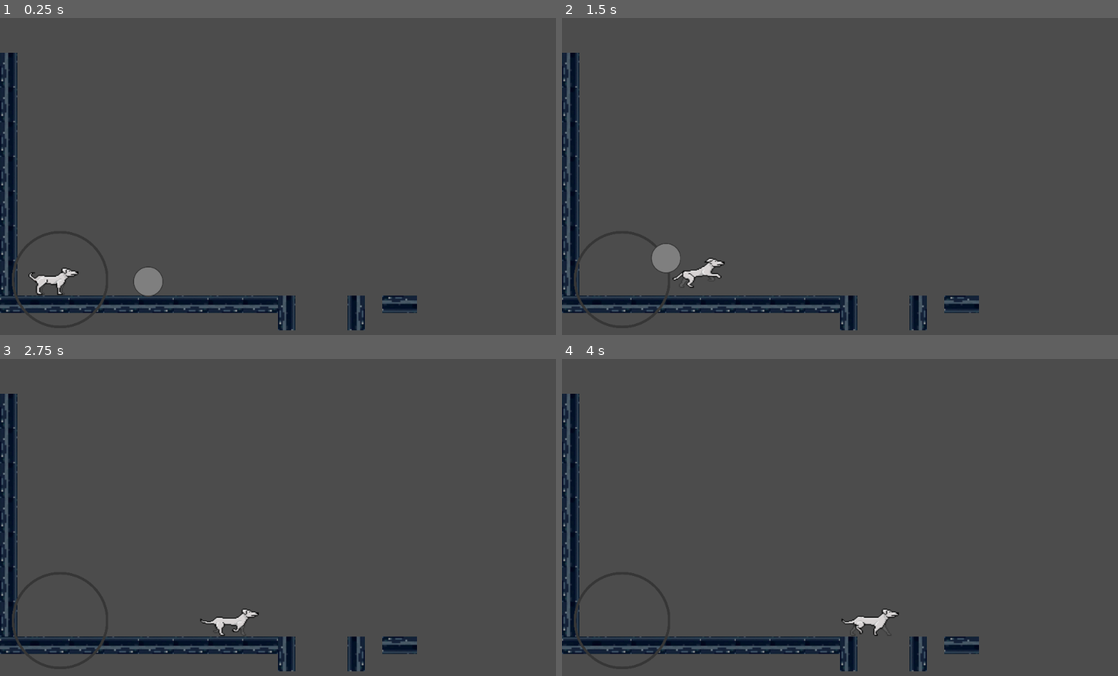
Above: before the commit, frames 1-4 (two rows, left to right).
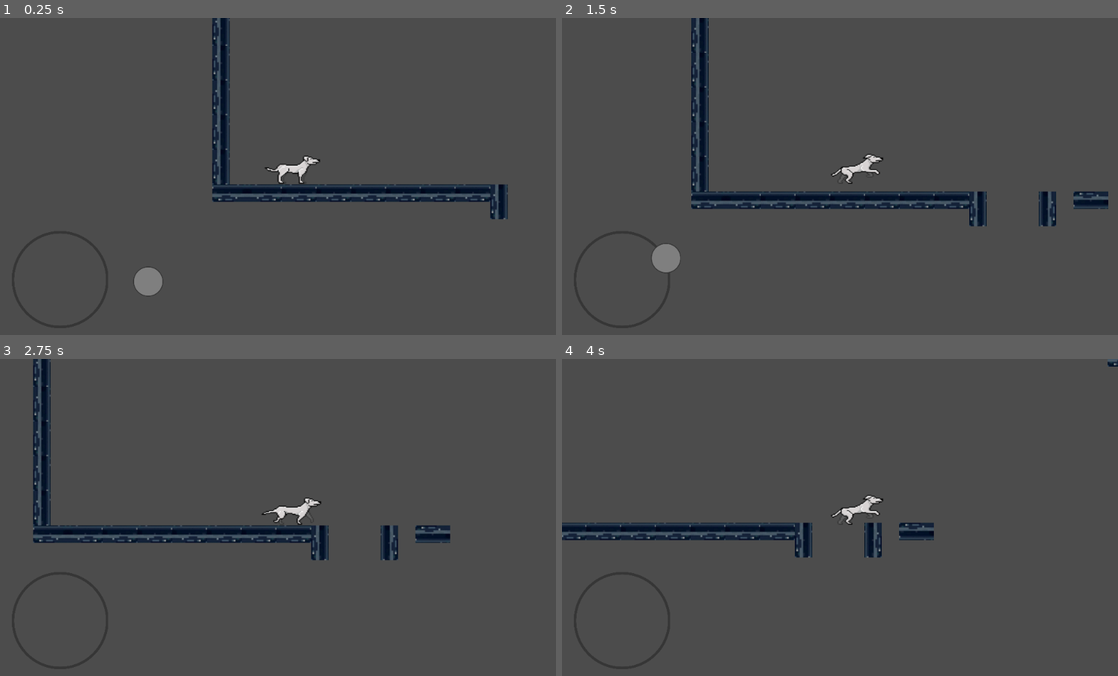
Above: after the commit, the same moments.

Repository: zrock-dev/la_fosa
Game: Godot game, scene res://src/game/Game.tscn
Two runs of this game, one before a commit and one after it. Both use one fixed random seed, a clock stepped at 60 frames per second and the inputs below.
Inputs (mouse positions are in pixels of both pictures, inside the frame that each line leads up to):
- Up to frame 1 (0.25 s): no input
- Up to frame 2 (1.5 s): move the mouse to (962, 163) at 0.52 s; hold Up (move_up) 0.53-1.25 s; hold Right (move_rigth) 0.53-1.25 s; click (962, 163) at 0.67 s; drag from (728, 195) to (812, 246) at 1.27 s
- Up to frame 3 (2.75 s): move the mouse to (333, 450) at 2.02 s; hold Left (move_left) from 2.03 s (still down); hold Right (move_rigth) from 2.03 s (still down)
- Up to frame 4 (4 s): release Left (move_left) at 2.75 s; release Right (move_rigth) at 2.75 s; drag from (812, 587) to (673, 473) at 2.77 s; move the mouse to (1006, 571) at 3.52 s; hold Up (move_up) from 3.53 s (still down); hold Right (move_rigth) from 3.53 s (still down)

The runs differ from the first frame. In frame 1, 10% of the frame differs, in the area x 0-92%, y 0-99%; in frame 2, 11%, in the area x 0-99%, y 0-99%; in frame 3, 11%; in frame 4, 8.9%.

Commit message:
+camera 2d, animation bug fixed

Diff:
--- a/src/dog/player.gd
+++ b/src/dog/player.gd
@@ -37,13 +37,14 @@
 
 	position_player = move_and_slide(position_player, Vector2.UP)
 
+	if is_on_floor():
+		$AnimationTree.set("parameters/state/current", 0)
+	else:
+		$AnimationTree.set("parameters/state/current", 1)
+
+
 func get_gravity() -> float:
-	if position_player.y < 0.0:
-		$AnimationTree.set("parameters/state/current", 1)
-		return jump_gravity
-	else:
-		$AnimationTree.set("parameters/state/current", 0)
-		return fall_gravity
+	return jump_gravity if position_player.y < 0.0 else fall_gravity
 
 func jump():
 	position_player.y = jump_position_player
@@ -72,6 +73,10 @@
 		else:
 			$AnimationTree.set("parameters/iddle/current", 0)
 
+	# fall fast
+	if not is_on_floor() && duck:
+		fall_gravity = fall_gravity * 2
+
 	reset_movement_flags()
 	return horizontal
 
@@ -89,14 +94,21 @@
 	var range_area = 0.4
 	var max_limit = 1
 
-	if in_range(x_pos, range_area, max_limit) && in_range(y_pos, -max_limit, max_limit): # rigth
+	# Joystick position
+	var rigth_cuadrant = in_range(x_pos, range_area, max_limit) && in_range(y_pos, -max_limit, max_limit)
+	var left_cuadrant = in_range(x_pos, -max_limit, -range_area) && in_range(y_pos, -max_limit, max_limit)
+	var up_cuadrant = in_range(x_pos, -max_limit, max_limit) && in_range(y_pos, -max_limit, -range_area) && is_on_floor()
+	var down_cuadrant = in_range(x_pos, -range_area, range_area) && in_range(y_pos, range_area, max_limit) && is_on_floor()
+
+	if rigth_cuadrant: # rigth
 		is_right = true
-	if in_range(x_pos, -max_limit, -range_area) && in_range(y_pos, -max_limit, max_limit): # left
+
+	if left_cuadrant: # left
 		is_left = true
 
-	if in_range(x_pos, -max_limit, max_limit) && in_range(y_pos, -max_limit, -range_area) && is_on_floor(): # up
+	if up_cuadrant: # up
 		can_jump = true
-	if in_range(x_pos, -range_area, range_area) && in_range(y_pos, range_area, max_limit): # down
+	if down_cuadrant: # down
 		duck = true
 
 func in_range(number, mini, maxi) -> bool:
--- a/src/dog/player.tscn
+++ b/src/dog/player.tscn
@@ -88,7 +88,7 @@
 }
 
 [sub_resource type="RectangleShape2D" id=6]
-extents = Vector2( 60, 28 )
+extents = Vector2( 34.5, 28 )
 
 [sub_resource type="AnimationNodeAnimation" id=14]
 animation = "duck"
@@ -126,7 +126,7 @@
 animation = "walk"
 
 [sub_resource type="AnimationNodeBlendTree" id=13]
-graph_offset = Vector2( -508.619, 382 )
+graph_offset = Vector2( 97.5, 0 )
 nodes/down/node = SubResource( 14 )
 nodes/down/position = Vector2( -240, 140 )
 nodes/iddle/node = SubResource( 15 )
@@ -144,7 +144,7 @@
 nodes/up/position = Vector2( -240, 0 )
 nodes/waiking/node = SubResource( 12 )
 nodes/waiking/position = Vector2( -100, 280 )
-node_connections = [ "state", 0, "movement", "state", 1, "jump", "output", 0, "state", "iddle", 0, "up", "iddle", 1, "down", "movement", 0, "iddle", "movement", 1, "movement_time", "movement_time", 0, "waiking" ]
+node_connections = [ "state", 0, "movement", "state", 1, "jump", "output", 0, "state", "movement_time", 0, "waiking", "iddle", 0, "up", "iddle", 1, "down", "movement", 0, "iddle", "movement", 1, "movement_time" ]
 
 [node name="player" type="KinematicBody2D"]
 position = Vector2( 90, 511 )
@@ -172,7 +172,7 @@
 anims/walk = SubResource( 5 )
 
 [node name="CollisionShape2D" type="CollisionShape2D" parent="."]
-position = Vector2( 25, -21 )
+position = Vector2( -0.5, -21 )
 shape = SubResource( 6 )
 
 [node name="AnimationTree" type="AnimationTree" parent="."]
--- a/src/game/Game.tscn
+++ b/src/game/Game.tscn
@@ -42,7 +42,10 @@
 tile_data = PoolIntArray( 65536, -536870912, 0, 131072, -536870912, 0, 196608, -536870912, 0, 196625, 0, 0, 262144, -53 …(319 unchanged characters)…
 
 [node name="Player" parent="." instance=ExtResource( 2 )]
-position = Vector2( 66, 506 )
+position = Vector2( 121, 483 )
 move_speed = 180.0
 
+[node name="Camera2D" type="Camera2D" parent="Player"]
+current = true
+
 [node name="CanvasLayer" parent="." instance=ExtResource( 3 )]
